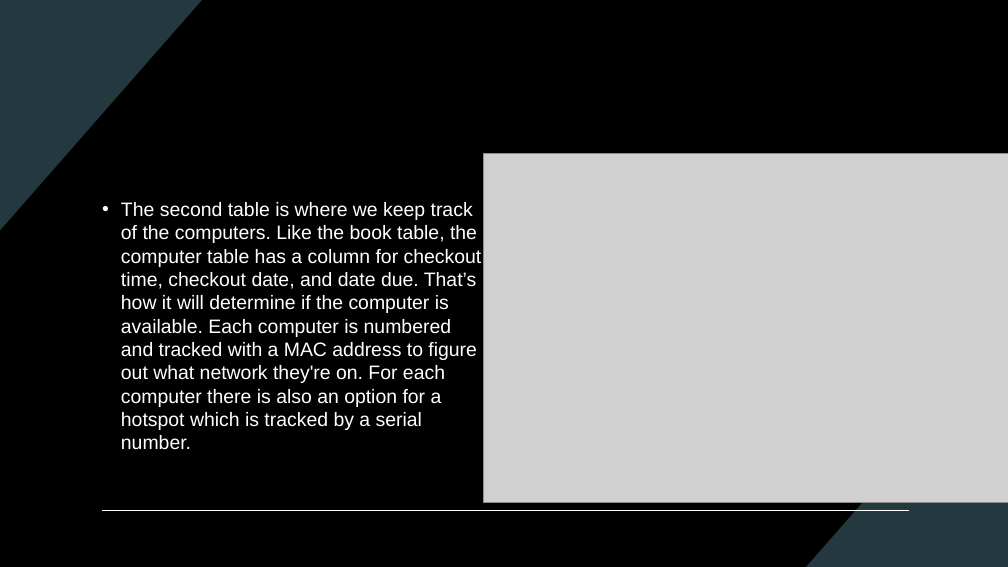
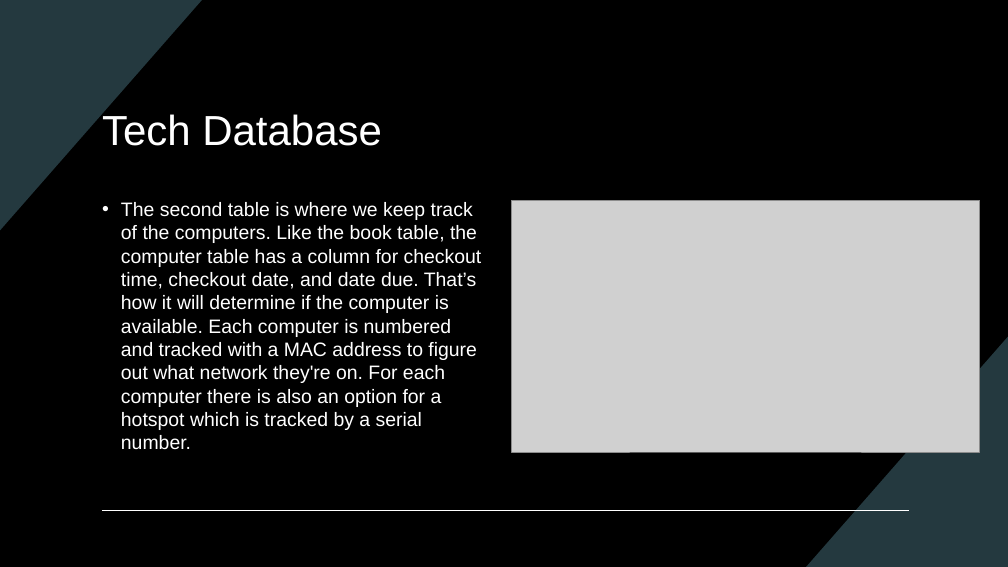
Before and after one commit to ProfGoat/MULEproject, a slide deck: slide 6 of Modern Universal Library Explorer.pptx. Drawn at 1008x567 pixels with LibreOffice and Linux fonts; fonts in the diff are those of the drawing; grey boxes stand for pictures. Boxes give left, top, right and bottom in pixels: in the first picture for what was removed or moved away, otherwise in the second. Text is boxed around its words. In the diff, an @@ line names an element or a change of style, - is before the commit and + after.

```diff
--- a/Modern Universal Library Explorer.pptx
+++ b/Modern Universal Library Explorer.pptx
@@ title added at box(102, 111, 382, 146), 40 pt, text #FFFFFF @@
+Tech Database
@@ picture: place and size @@
-picture at box(483, 154, 1008, 502)
+picture at box(511, 200, 979, 452)
```
Also in this commit, not shown: 3 other slides changed.
